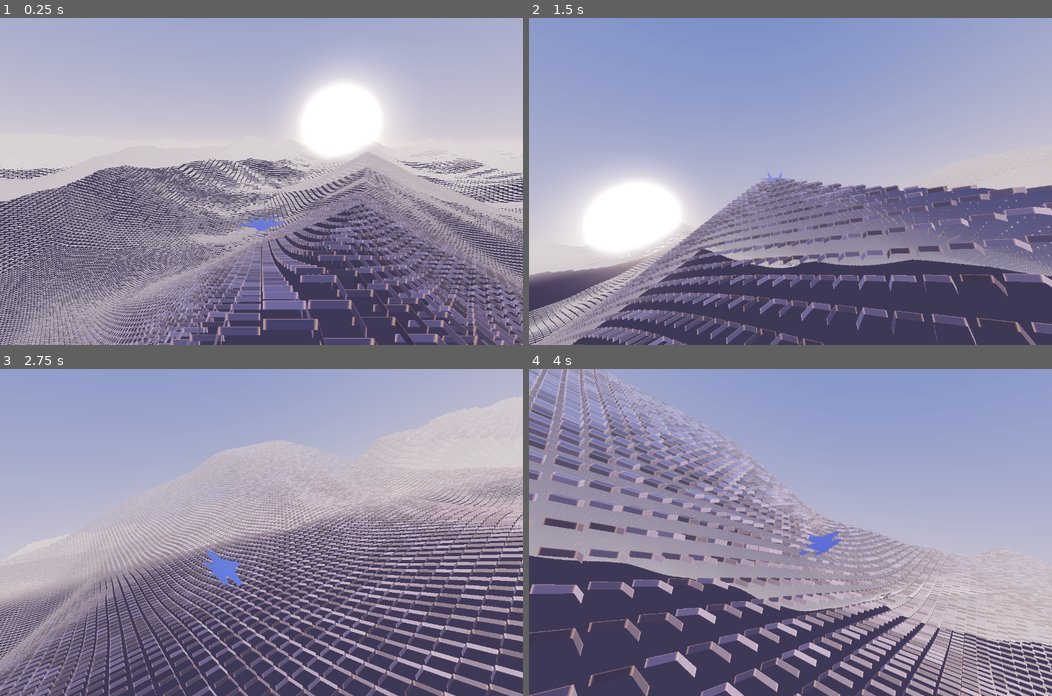
Above: before the commit, frames 1-4 (two rows, left to right).
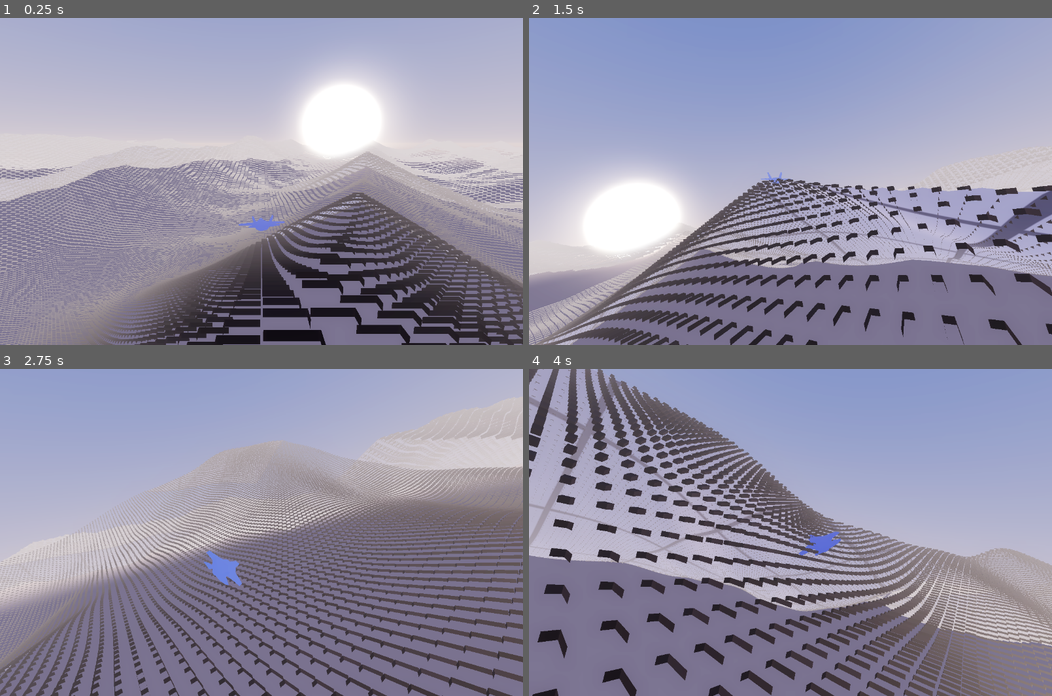
Above: after the commit, the same moments.

Repository: gallak87/tech9
Game: Godot game, scene res://scenes/Main.tscn
The game is run twice, just before and just after one commit, with the same random seed, the same clock (stepped at 60 frames per second) and the same inputs.
Inputs (mouse positions are in pixels of both pictures, inside the frame that each line leads up to):
- Up to frame 1 (0.25 s): no input
- Up to frame 2 (1.5 s): tap Enter at 0.5 s; move the mouse to (905, 165) at 0.52 s; hold D (steer_right) 0.53-1.25 s; hold Shift (boost) 0.53-1.25 s; click (905, 165) at 0.67 s; tap Space at 0.77 s; drag from (685, 197) to (764, 246) at 1.27 s
- Up to frame 3 (2.75 s): move the mouse to (313, 460) at 2.02 s; hold D (steer_right) from 2.03 s (still down); tap C at 2.1 s
- Up to frame 4 (4 s): release D (steer_right) at 2.75 s; drag from (764, 597) to (633, 483) at 2.77 s; move the mouse to (947, 581) at 3.52 s; hold A (steer_left) from 3.53 s (still down); tap F at 3.6 s; tap Space at 3.77 s

The runs differ from the first frame. In frame 1, 40% of the frame differs, in the area x 0-100%, y 41-100%; in frame 2, 36%; in frame 3, 46%; in frame 4, 59%, in the area x 0-100%, y 0-100%.

Commit message:
dg: phase 3a — value inversion, bright glossy substrate + dark slabs
Swap the value relationship to match the Hyperion One reference: the
substrate becomes the light glossy floor and the blocks become sparse dark
marks on it. Per-fragment substrate normal (vertex normals faceted the sky
reflection at roughness 0.07), coarse 24-unit grid seams, fill_z 0.76 -> 0.30,
and ambient/sun/sky-ground raised so the bright floor actually renders bright.

Still 120fps / 19 draw calls.

Diff:
--- a/games/duneglide/assets/dawn_env.tres
+++ b/games/duneglide/assets/dawn_env.tres
@@ -13,7 +13,7 @@
 sky = SubResource("Sky_1")
 ambient_light_source = 3
 ambient_light_sky_contribution = 1.0
-ambient_light_energy = 0.42
+ambient_light_energy = 0.62
 tonemap_mode = 3
 tonemap_white = 4.0
 glow_enabled = true
--- a/games/duneglide/scenes/Main.tscn
+++ b/games/duneglide/scenes/Main.tscn
@@ -16,7 +16,7 @@
 [node name="SunLight" type="DirectionalLight3D" parent="."]
 transform = Transform3D(0.947, -0.0709, -0.313, 0, 0.975, -0.221, 0.321, 0.209, 0.924, 0, 40, 0)
 light_color = Color(1, 0.87, 0.72, 1)
-light_energy = 0.55
+light_energy = 0.85
 shadow_enabled = false
 
 [node name="Terrain" type="Node3D" parent="."]
--- a/games/duneglide/scripts/TerrainField.gd
+++ b/games/duneglide/scripts/TerrainField.gd
@@ -29,9 +29,10 @@
 ## "raised dash" mosaic rather than a checkerboard.
 @export var fill_x := 0.94
 ## Narrow in Z gives the reference's "raised dash" striation rather than a
-## checkerboard of cubes. Safe to keep thin now that the substrate reads as
-## shadow instead of a void.
-@export var fill_z := 0.76
+## checkerboard of cubes. Was widened to 0.76 only because the dark substrate
+## read as holes between the dashes; post-inversion (Phase 3) the substrate is
+## the bright surface and the dashes should be sparse marks ON it again.
+@export var fill_z := 0.30
 ## Skirt depth. Deep blocks read as vertical fins from a low angle rather than
 ## the reference's flat tiles — keep this just long enough to show a side face.
 @export var block_depth := 0.22
--- a/games/duneglide/shaders/block_terrain.gdshader
+++ b/games/duneglide/shaders/block_terrain.gdshader
@@ -9,22 +9,27 @@
 uniform float block_depth = 3.2;
 
 group_uniforms Look;
-// Near-neutral grey-lavender. The reference's terrain is desaturated and lets
-// the sky tint it; a saturated albedo fights the dawn gradient and reads as
-// plastic.
-uniform vec3 base_color : source_color = vec3(0.60, 0.57, 0.68);
+// PHASE 3 VALUE INVERSION. These blocks used to be the LIGHT surface and the
+// substrate the dark gaps. That is backwards from the reference: there the
+// raised marks are DARK slabs sitting on a bright glossy floor, and that
+// contrast — not any finish detail on the marks — is what makes it read as
+// concrete rather than vector art. Keep this darker than substrate/floor_color.
+uniform vec3 base_color : source_color = vec3(0.13, 0.12, 0.16);
 uniform vec3 edge_color : source_color = vec3(1.00, 0.72, 0.55);
 uniform vec3 cap_color : source_color = vec3(1.00, 0.86, 0.78);
-uniform float body_energy = 0.06;
+// Zero now. Any body glow on a dark slab just lifts it back toward the floor
+// value and undoes the inversion.
+uniform float body_energy = 0.0;
 // The reference reads as LIT, not glowing. Emission here is a rim accent on top
-// of sky-ambient shading, not the primary light source — anything near 1.0
-// saturates the whole field to white once glow_hdr_threshold 0.7 catches it.
-uniform float edge_energy = 0.55;
+// of sky-ambient shading, not the primary light source. Much weaker than the
+// pre-inversion 0.55 — on a dark slab even 0.14 read as glowing neon piping
+// around every single block.
+uniform float edge_energy = 0.05;
 // NOT void-fracture's 3.5. That was tuned for a 0.06-unit edge strip; here the
 // cap is an entire top face and 3.5 blows the whole field out to a white sheet
-// under glow_hdr_threshold 0.7. The hot value belongs on edge_energy, which
-// only lights the ~16% of the face inside rim_width.
-uniform float cap_energy = 0.10;
+// under glow_hdr_threshold 0.7. Zero post-inversion: the slab tops are the
+// darkest thing in frame.
+uniform float cap_energy = 0.0;
 uniform float rim_width = 0.16;
 
 group_uniforms Fade;
@@ -80,15 +85,20 @@
 	float cap = is_top * (1.0 - rim);
 
 	vec3 tint = mix(edge_color, cap_color, is_top);
-	float hue = 0.72 + 0.56 * v_hash;
+	// Tighter than the pre-inversion 0.72 + 0.56. On a dark albedo the same
+	// multiplier range is a much bigger *relative* swing and the field turns
+	// speckly; this keeps per-slab variation visible without the noise.
+	float hue = 0.82 + 0.36 * v_hash;
 
 	// void-fracture used albedo * 0.12 because its blocks were self-lit neon on
 	// black. Here the sky does the lighting, so albedo has to actually carry the
 	// surface colour or the field reads as silhouette.
 	ALBEDO = base_color * hue;
-	ROUGHNESS = mix(0.85, 0.38, is_top);   // glossier tops catch the dawn sky
+	// Matte on both faces. The gloss belongs to the substrate now — a glossy dark
+	// slab picks up the same dawn sky as the floor and the values converge again.
+	ROUGHNESS = mix(0.92, 0.80, is_top);
 	METALLIC = 0.0;
-	SPECULAR = 0.30;
+	SPECULAR = 0.18;
 
 	EMISSION = base_color * body_energy
 		+ tint * rim * edge_energy
--- a/games/duneglide/shaders/dawn_sky.gdshader
+++ b/games/duneglide/shaders/dawn_sky.gdshader
@@ -6,7 +6,10 @@
 
 uniform vec3 zenith : source_color = vec3(0.34, 0.42, 0.66);
 uniform vec3 horizon : source_color = vec3(0.80, 0.72, 0.72);
-uniform vec3 ground : source_color = vec3(0.26, 0.24, 0.32);
+// Never seen directly (terrain covers it), but ambient_light_source is SKY, so
+// this is half the irradiance hitting the ground plane. At 0.26 the glossy
+// substrate rendered as a dark slate and the Phase 3 inversion didn't read.
+uniform vec3 ground : source_color = vec3(0.40, 0.38, 0.46);
 uniform vec3 sun_tint : source_color = vec3(1.00, 0.84, 0.66);
 uniform vec3 sun_dir = vec3(0.32, 0.075, -0.945);
 uniform float sun_size = 0.012;
--- a/games/duneglide/shaders/substrate.gdshader
+++ b/games/duneglide/shaders/substrate.gdshader
@@ -1,34 +1,74 @@
 shader_type spatial;
-render_mode cull_back, diffuse_lambert, depth_draw_opaque;
+render_mode cull_back, diffuse_lambert, specular_schlick_ggx, depth_draw_opaque;
 
 #include "res://shaders/terrain_height.gdshaderinc"
 
 uniform float drop = 1.4;   // how far below the block tops the floor sits
-// Must read as the SHADOW BETWEEN TILES, not a void. Near-black (0.06) turned
-// every dune trough into a hole in the world — with fill_z ~0.6 the substrate
-// is a third of all visible surface, so it carries real weight in the image.
-uniform vec3 floor_color : source_color = vec3(0.44, 0.42, 0.52);
+
+// PHASE 3 VALUE INVERSION. This used to be the dark "shadow between tiles".
+// It is now the BRIGHT GLOSSY SURFACE and the blocks are the dark marks on it —
+// that is where the reference's sense of solidity actually comes from. Do not
+// darken this back down without darkening the blocks too, or the whole field
+// flattens out into the "vectory" read again.
+uniform vec3 floor_color : source_color = vec3(0.74, 0.72, 0.79);
+uniform float floor_roughness = 0.07;
+// Maxed. METALLIC has to stay 0 (the floor is dielectric and metallic would eat
+// the albedo the dark slabs are read against), so SPECULAR is the only lever on
+// F0, and even at 1.0 the sheen is mostly Fresnel at grazing angles — which is
+// exactly the flying-low viewing angle, so it lands where it's wanted.
+uniform float floor_specular = 1.0;
+
+group_uniforms Grid;
+// The reference has a coarse grid of thin dark lines, much LARGER than the dash
+// spacing (block pitch is 1.0) — it reads as panel seams under the mosaic.
+uniform float grid_spacing = 24.0;
+uniform float grid_width = 0.9;
+uniform vec3 grid_color : source_color = vec3(0.30, 0.28, 0.36);
+uniform float grid_strength = 0.8;
+
+group_uniforms Fade;
 uniform vec3 fog_color : source_color = vec3(0.78, 0.73, 0.74);
 uniform float fade_start = 330.0;
 uniform float fade_end = 620.0;
 
+varying vec3 v_world;
 varying float v_fade;
 
 void vertex() {
 	// Sampled per-vertex (smooth), unlike the block shader's per-block sample —
 	// this is a continuous surface, so it should follow the dune exactly.
 	vec2 w = (MODEL_MATRIX * vec4(VERTEX, 1.0)).xz;
-	vec3 hd = terrain_hd(w);
-	VERTEX.y = hd.x - drop;
-	NORMAL = normalize(vec3(-hd.y, 1.0, -hd.z));
+	VERTEX.y = terrain_hd(w).x - drop;
+	v_world = vec3(w.x, VERTEX.y, w.y);
 
 	float d = length(w - CAMERA_POSITION_WORLD.xz);
 	v_fade = 1.0 - smoothstep(fade_start, fade_end, d);
 }
 
+// Distance-aware line mask: width in world units, widened to at least a pixel
+// so far-off lines dim instead of aliasing into a shimmering moire.
+float grid_line(vec2 w, float spacing, float width) {
+	vec2 g = abs(fract(w / spacing - 0.5) - 0.5) * spacing;
+	vec2 fw = fwidth(w) * 1.5 + 1e-4;
+	vec2 line = 1.0 - smoothstep(width * 0.5 - fw, width * 0.5 + fw, g);
+	return max(line.x, line.y);
+}
+
 void fragment() {
-	ALBEDO = mix(fog_color, floor_color, v_fade);
-	ROUGHNESS = 0.95;
+	// Per-FRAGMENT normal, not the interpolated vertex one. At roughness 0.09 the
+	// sky reflection is sharp enough that per-vertex normals show the substrate's
+	// triangulation as visible faceted bands across the dune.
+	vec3 hd = terrain_hd(v_world.xz);
+	vec3 n_world = normalize(vec3(-hd.y, 1.0, -hd.z));
+	NORMAL = normalize((VIEW_MATRIX * vec4(n_world, 0.0)).xyz);
+
+	float g = grid_line(v_world.xz, grid_spacing, grid_width) * grid_strength;
+	vec3 albedo = mix(floor_color, grid_color, g);
+
+	ALBEDO = mix(fog_color, albedo, v_fade);
+	// Grid seams are matte, so they catch none of the sheen and stay legible when
+	// the sun streak crosses them.
+	ROUGHNESS = mix(floor_roughness, 0.85, g);
 	METALLIC = 0.0;
-	SPECULAR = 0.1;
+	SPECULAR = mix(floor_specular, 0.15, g);
 }
Not shown, changed: games/duneglide/ROADMAP.md
